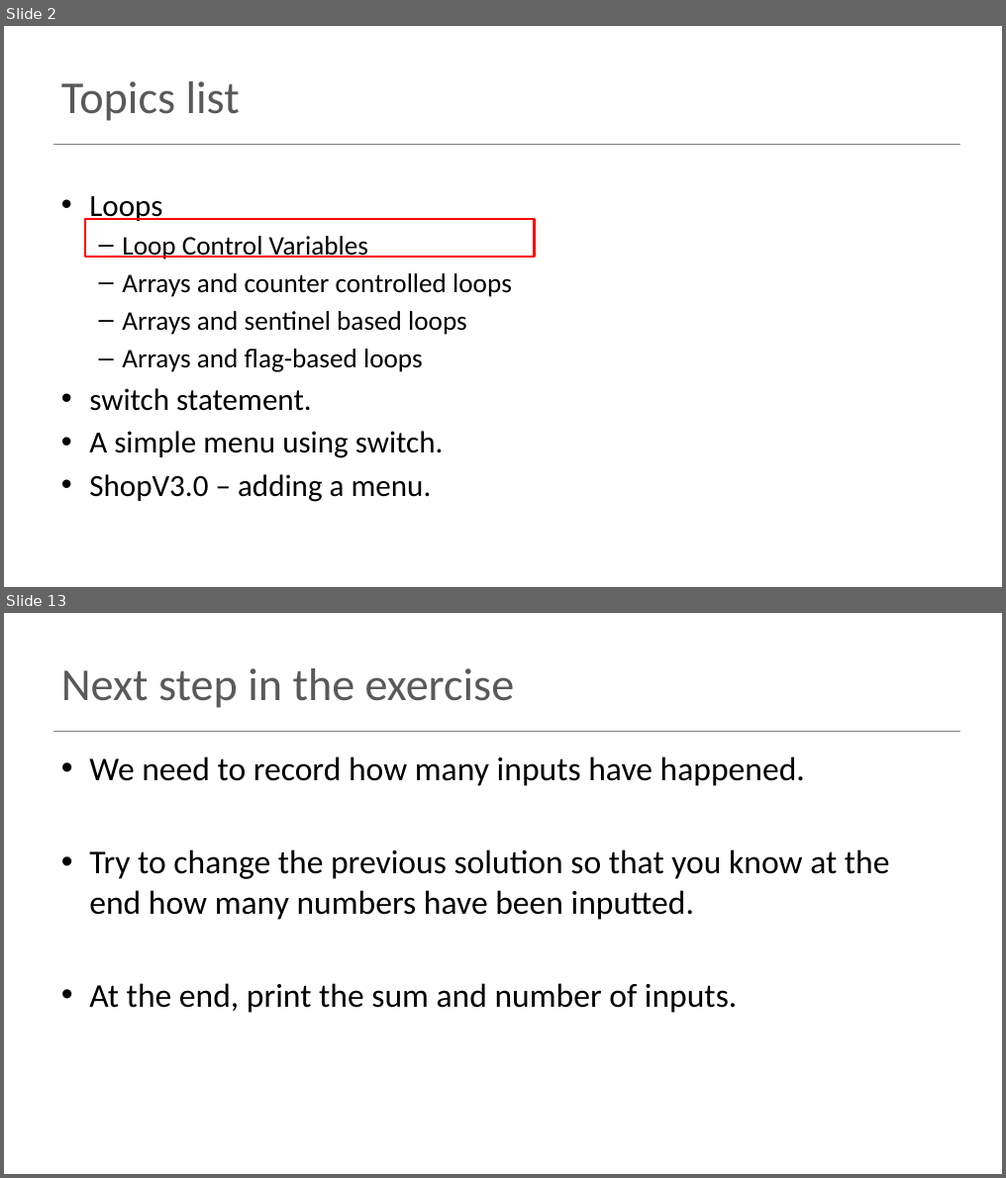
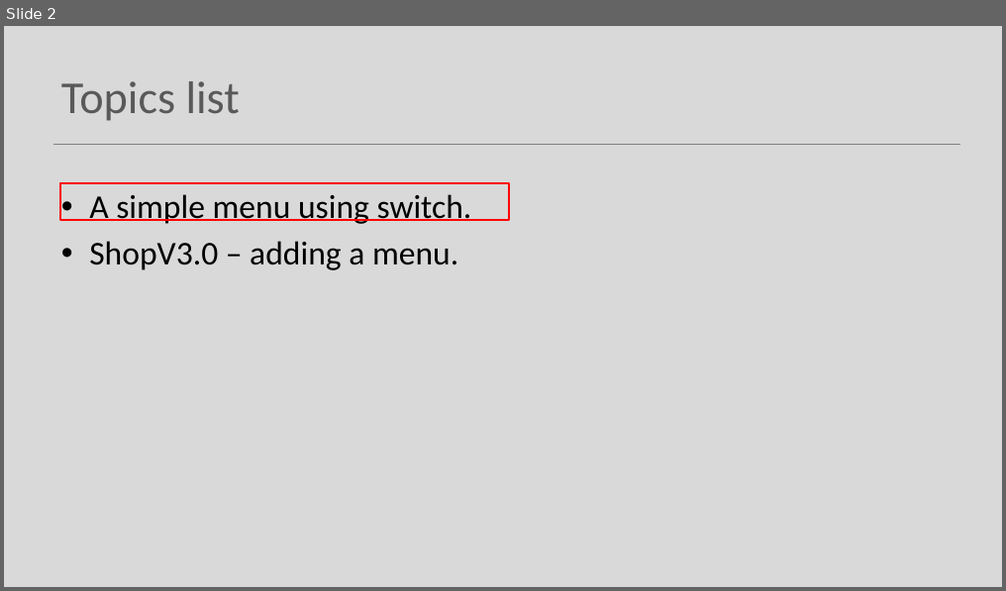
Before and after one commit to Programming-Fundamentals-SETU/prog-fund-1-sept-25, a slide deck: topic09-menus-and-persistence/unit-1/talk-3-menu/c-menu.pptx. Shown one above the other, each under a label of ours: slides 2 and 13 before the commit, slide 2 after it; the slides between them are not shown. The pictures are 1006x1178 and 1006x591 pixels, drawn with LibreOffice and Linux fonts; fonts in the diff are those of the drawing. Boxes give left, top, right and bottom in pixels: in the first picture for what was removed or moved away, otherwise in the second. Text is boxed around its words. In the diff, an @@ line names an element or a change of style, - is before the commit and + after.

```diff
--- a/topic09-menus-and-persistence/unit-1/talk-3-menu/c-menu.pptx
+++ b/topic09-menus-and-persistence/unit-1/talk-3-menu/c-menu.pptx
@@ slide 13 removed at (4,613,1002,1174), background #FFFFFF; not listed: 1 template element that a slide beside it also shows @@
@@ title removed at (61,668,515,708) @@
-Next step in the exercise
@@ text removed at (89,757,890,1013) @@
-• We need to record how many inputs have happened.
-• Try to change the previous solution so that you know at the end how many numbers have been inputted.
-• At the end, print the sum and number of inputs.
@@ slide 2 changed as well @@
@@ background #FFFFFF to #D9D9D9 @@
@@ text "A simple menu using switch." at (89,194,472,271): size 29.6 to 32 pt @@
@@ rectangle: place and size @@
-rectangle at (85,219,534,257)
+rectangle at (60,183,509,221)
@@ text at (89,196,512,411): paragraphs removed @@
-• Loops
-  – Loop Control Variables
-  – Arrays and counter controlled loops
-  – Arrays and sentinel based loops
-  – Arrays and flag-based loops
-• switch statement.
```
Also in this commit, not shown: 13 other slides changed, 28 other slides removed, 1 other file.
